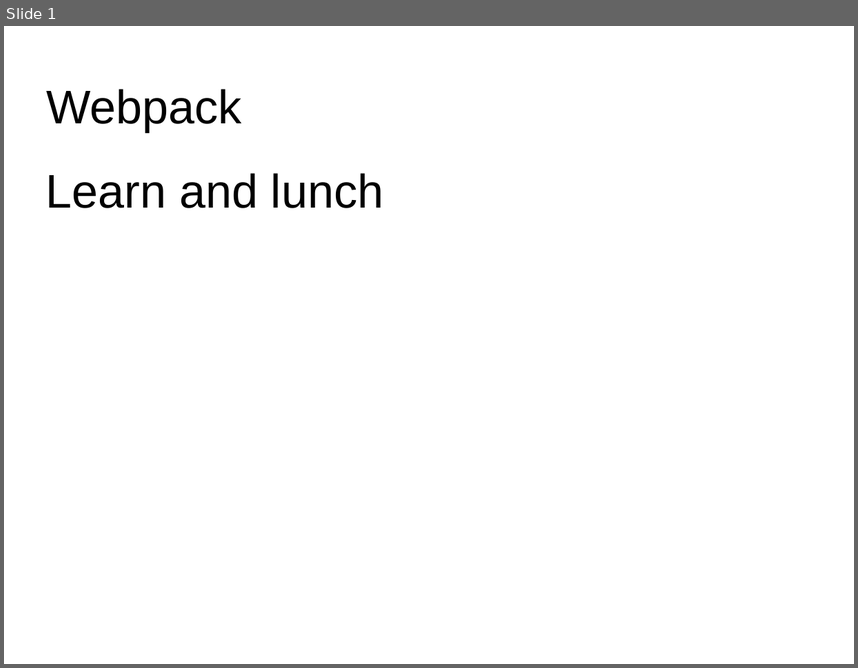
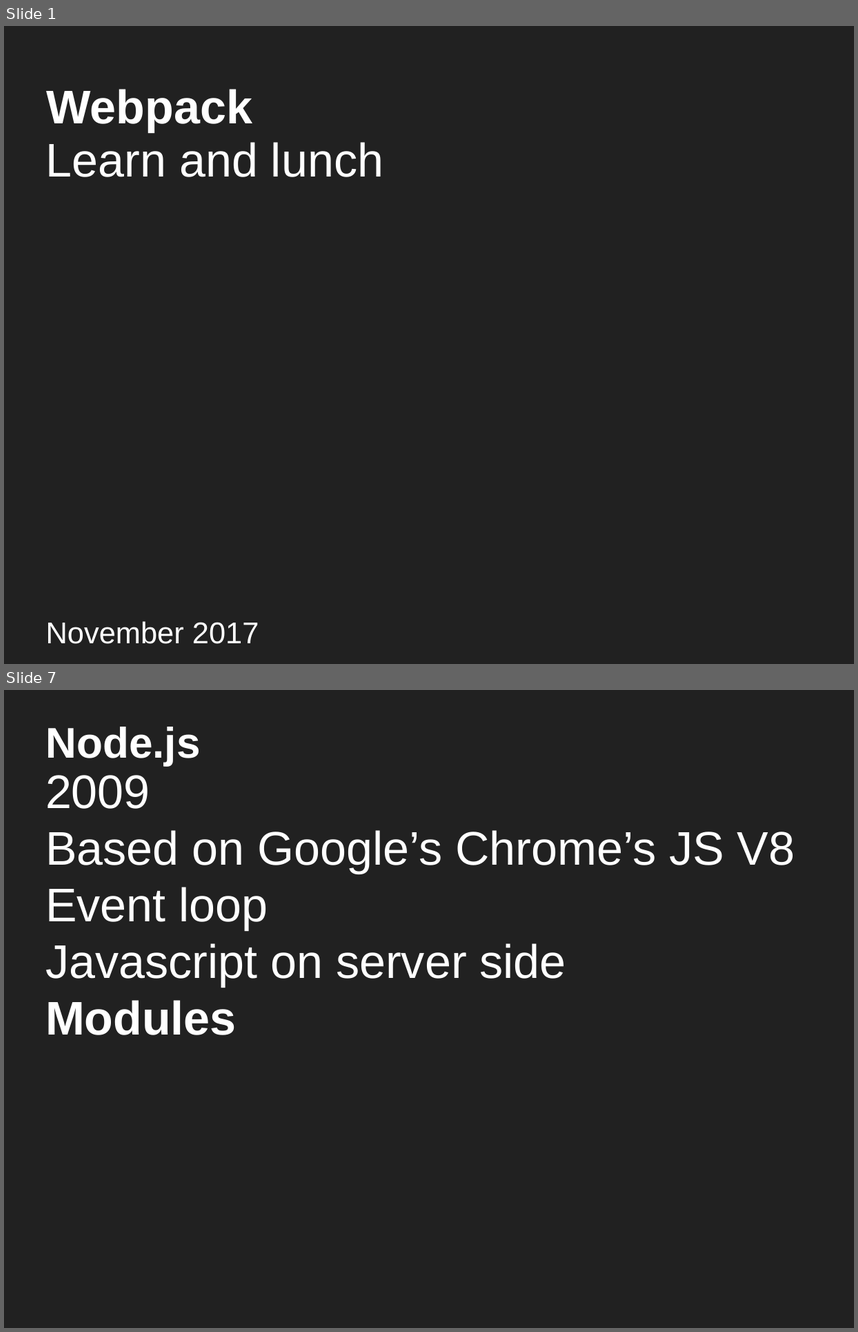
Before and after one commit to DanYellow/misc-tests, a slide deck: webpack-presentation-examples/webpack-presentation.odp. Shown one above the other, each under a label of ours: slide 1 before the commit, slides 1 and 7 after it; the slides between them are not shown. The pictures are 858x668 and 858x1332 pixels, drawn with LibreOffice and Linux fonts; fonts in the diff are those of the drawing. Boxes give left, top, right and bottom in pixels: in the first picture for what was removed or moved away, otherwise in the second. Text is boxed around its words. In the diff, an @@ line names an element or a change of style, - is before the commit and + after.

```diff
--- a/webpack-presentation-examples/webpack-presentation.odp
+++ b/webpack-presentation-examples/webpack-presentation.odp
@@ slide 7 added at (x1=4, y1=690, x2=854, y2=1328), background #212121 @@
@@ title added at (x1=46, y1=727, x2=201, y2=766), 40 pt, text #FFFFFF, bold @@
+Node.js
@@ title added at (x1=45, y1=775, x2=795, y2=1035), 44 pt, text #FFFFFF @@
+2009
+Based on Google’s Chrome’s JS V8
+Event loop
+Javascript on server side
+Modules
@@ slide 1 changed as well @@
@@ background #FFFFFF to #212121 @@
@@ title "Webpack" at (x1=47, y1=89, x2=252, y2=132): text colour #000000 to #FFFFFF, bold on @@
@@ title "Learn and lunch" moved from (x1=46, y1=173, x2=383, y2=208) to (x1=46, y1=142, x2=383, y2=177) @@
@@ title "Learn and lunch" at (x1=46, y1=142, x2=383, y2=177): text colour #000000 to #FFFFFF @@
@@ title added at (x1=46, y1=621, x2=259, y2=644), 28 pt, text #FFFFFF @@
+November 2017
```
Also in this commit, not shown: 42 other slides added, 47 other files.
